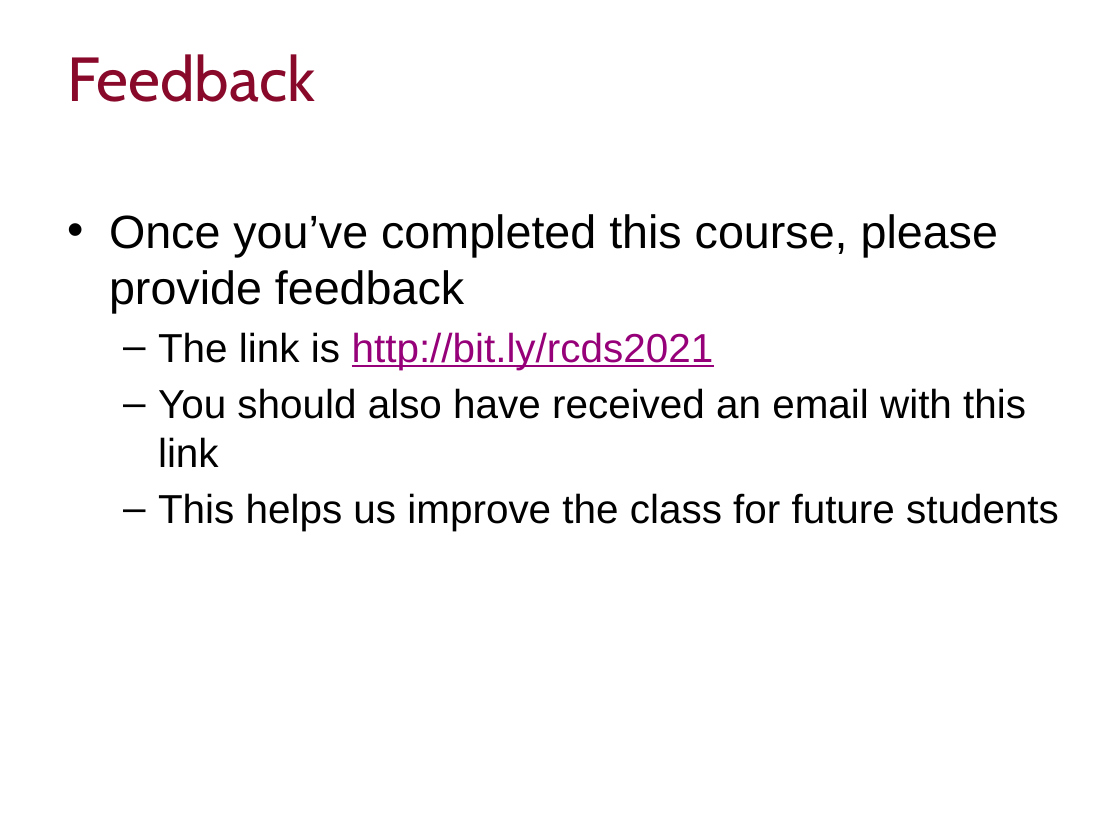
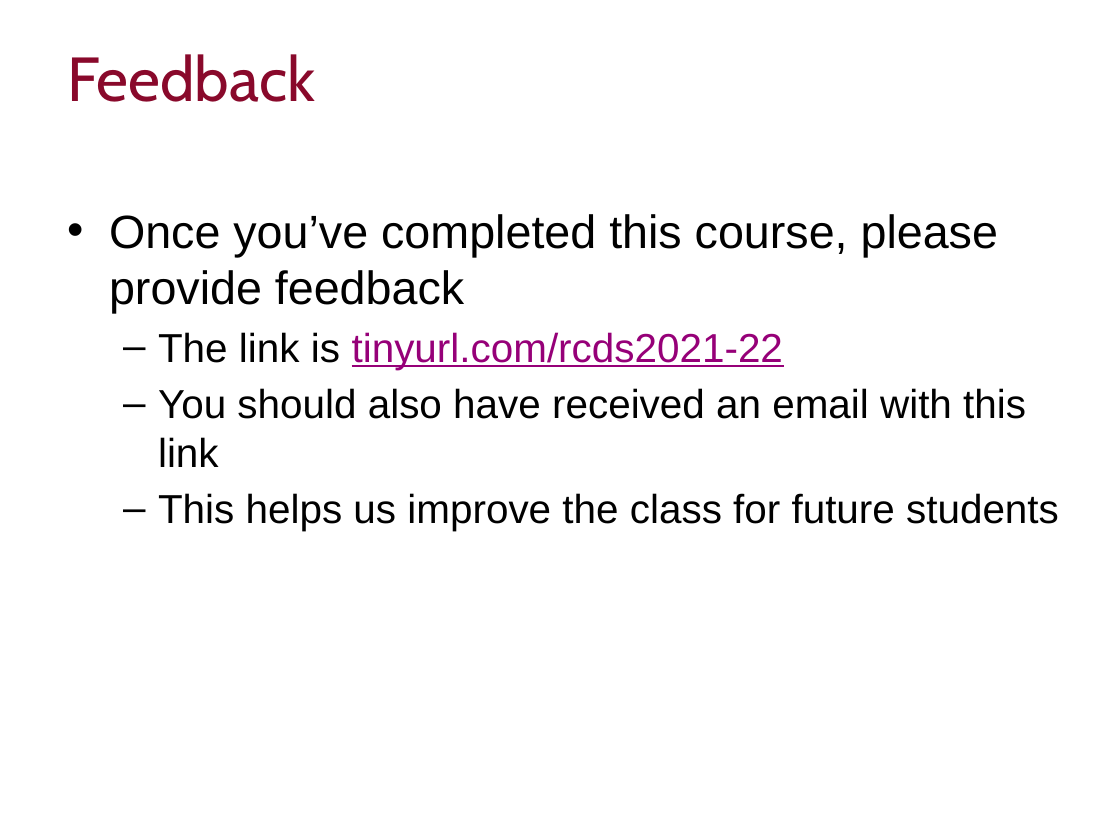
Before and after one commit to ImperialCollegeLondon/RCDS-introduction-to-latex, a slide deck: slide 23 of Intro to Latex Slides.pptx. Drawn at 1120x840 pixels with LibreOffice and Linux fonts; fonts in the diff are those of the drawing; background and template pictures are left out. Boxes give left, top, right and bottom in pixels: in the first picture for what was removed or moved away, otherwise in the second. Text is boxed around its words. In the diff, an @@ line names an element or a change of style, - is before the commit and + after.

Commit message:
Updated feedback survey link

```diff
--- a/Intro to Latex Slides.pptx
+++ b/Intro to Latex Slides.pptx
@@ text at <box>158,332,783,369</box>: text changed @@
-  – The link is http://bit.ly/rcds2021
+  – The link is tinyurl.com/rcds2021-22
```
Also in this commit, not shown: 1 other slide changed.
